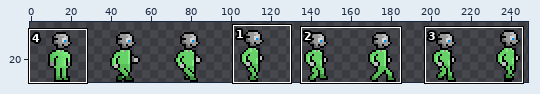
Two states of a sprite sheet, zerra/testPlayerSkin.png. The picture above shows the old version from afar; the outline marks the close-up.
Close-up. Before the commit:
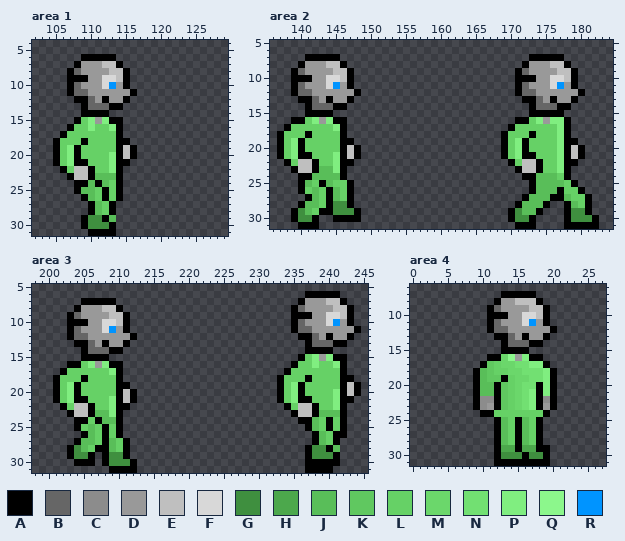
The file is 256x32 pixels. Pixels under 10% opacity are left out. Colours within 5 levels of each other are drawn and written as one. Shown: area 1: x 102..129, y 4..31; area 2: x 136..184, y 5..31; area 3: x 198..245, y 5..31; area 4: x 0..27, y 6..31. The wide view leaves out empty margins. The commit also changed other parts of the picture, which this record leaves out.
Palette (. is transparent): A #000000  B #666666  C #8c8c8c  D #999999  E #bfbfbf  F #d8d8d8  G #3f8f3f  H #4ca84c  J #59be59  K #60c860  L #66d166  M #6bd76b  N #72e072  P #80ee80  Q #8cf78c  R #0094ff
The same view after the edit:
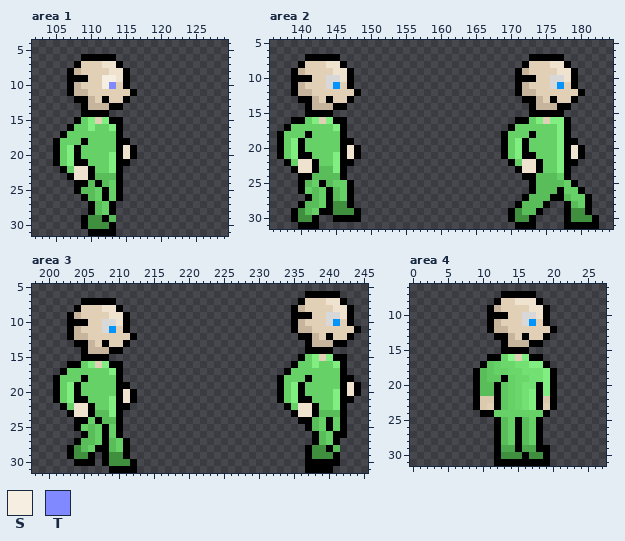
Colours new in this view: S #f6eee1  T #8089ff
Changes in this commit:
Colour B changes from #666666 to #c6b59c.
Colour C changes from #8c8c8c to #dbcaae.
Colour D changes from #999999 to #e1d0b5.
Colour E changes from #bfbfbf to #efe3cf.
Area 1:
Colour S replaces colour F in row 9 at x 112 to 113; in row 10 at x 112.
Colour T replaces colour R in row 10 at x 113.
